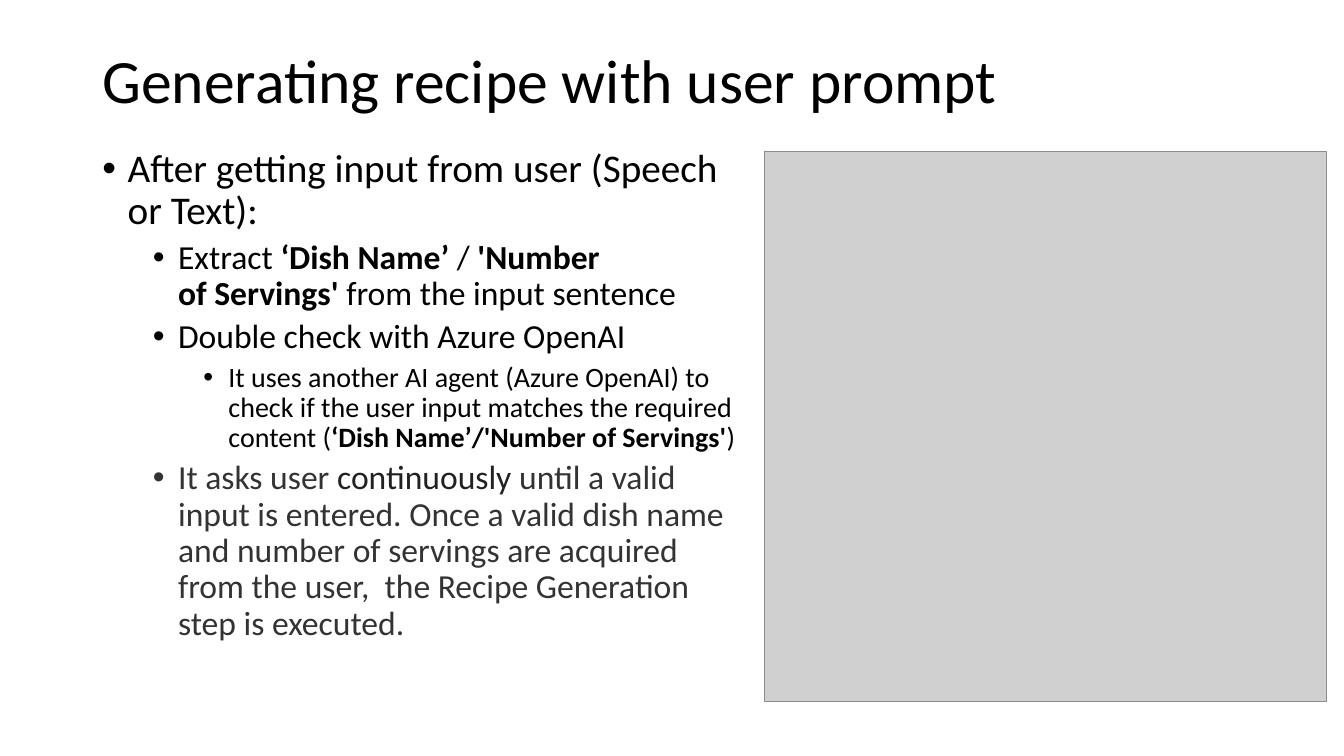
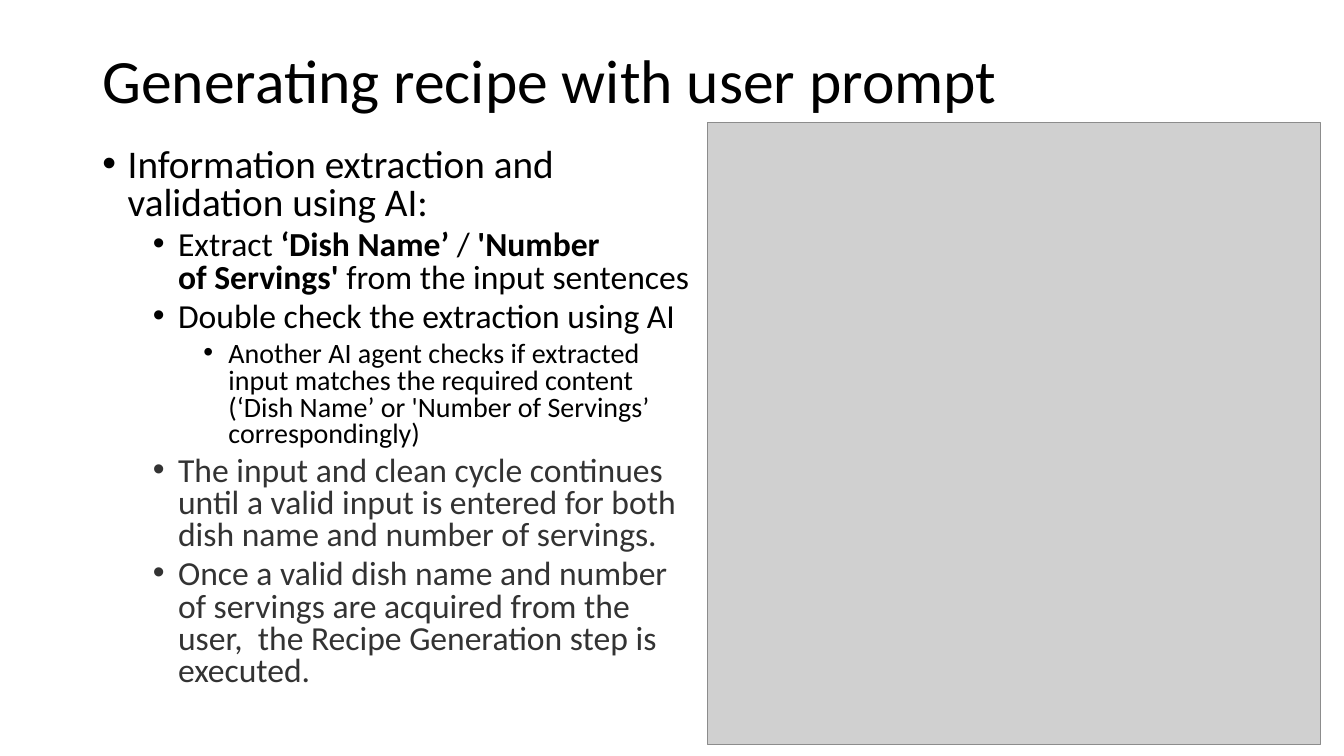
Before and after one commit to deepnetworkgmbh/generative-ai, a slide deck: slide 6 of recipe_generation/Presentation.pptx. Drawn at 1344x756 pixels with LibreOffice and Linux fonts; fonts in the diff are those of the drawing; grey boxes stand for pictures. Boxes give left, top, right and bottom in pixels: in the first picture for what was removed or moved away, otherwise in the second. Text is boxed around its words. In the diff, an @@ line names an element or a change of style, - is before the commit and + after.

```diff
--- a/recipe_generation/Presentation.pptx
+++ b/recipe_generation/Presentation.pptx
@@ picture: place and size @@
-picture at (765,151,1327,702)
+picture at (708,123,1321,745)
@@ text at (128,150,689,683): text changed @@
-• After getting input from user (Speech or Text):
-  • Extract ‘Dish Name’ / 'Number of Servings' from the input sentence
-  • Double check with Azure OpenAI
-    • It uses another AI agent (Azure OpenAI) to check if the user input matches the required content (‘Dish Name’/'Number of Servings')
-  • It asks user continuously until a valid input is entered. Once a valid dish name and number of servings are acquired from the user, the Recipe Generation step is executed.
+• Information extraction and validation using AI:
+  • Extract ‘Dish Name’ / 'Number of Servings' from the input sentences
+  • Double check the extraction using AI
+    • Another AI agent checks if extracted input matches the required content (‘Dish Name’ or 'Number of Servings’ correspondingly)
+  • The input and clean cycle continues until a valid input is entered for both dish name and number of servings.
+  • Once a valid dish name and number of servings are acquired from the user, the Recipe Generation step is executed.
```
Also in this commit, not shown: 13 other slides changed, 4 slides added, 1 slide removed.
